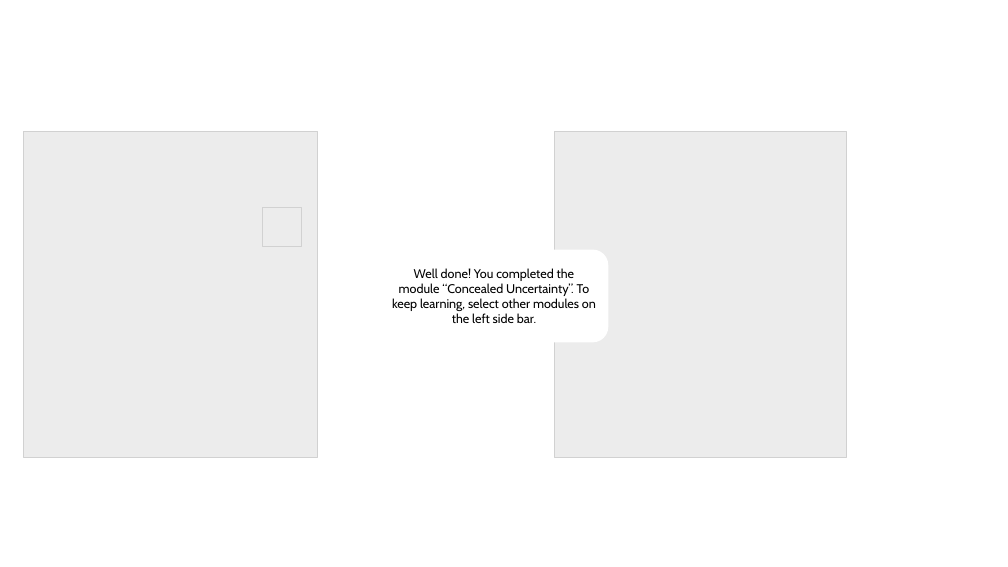
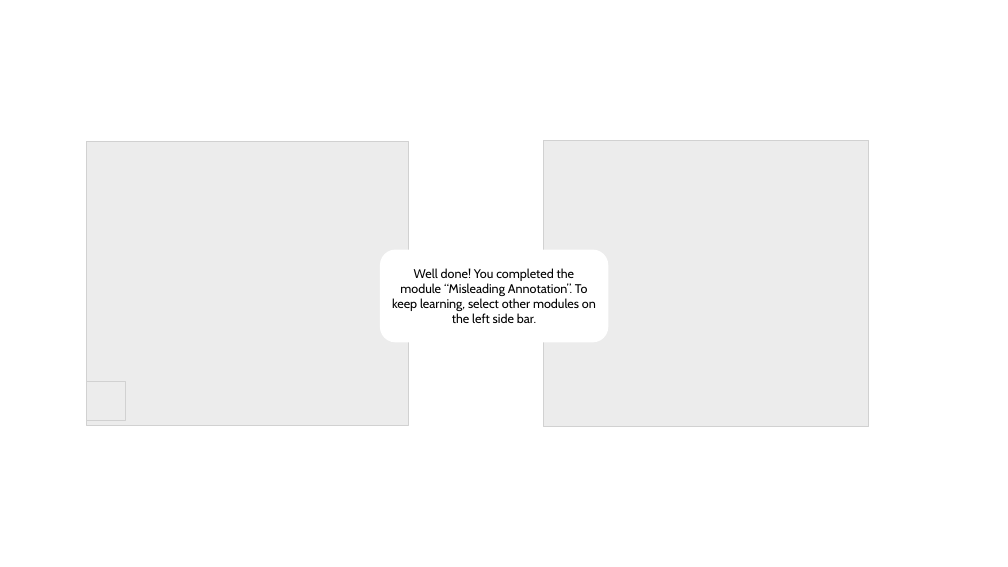
Before and after one commit to marianast97/VisualizationLiteracy, a slide deck: slide 124 of LearningContent/LearningContent.pptx (slide 113 before the commit). Drawn at 1008x567 pixels with LibreOffice and Linux fonts; fonts in the diff are those of the drawing; grey boxes stand for pictures. Boxes give left, top, right and bottom in pixels: in the first picture for what was removed or moved away, otherwise in the second. Text is boxed around its words. In the diff, an @@ line names an element or a change of style, - is before the commit and + after.

```diff
--- a/LearningContent/LearningContent.pptx
+++ b/LearningContent/LearningContent.pptx
@@ picture: place and size @@
-picture at [23, 132, 318, 457]
+picture at [86, 141, 408, 426]
@@ picture: place and size @@
-picture at [554, 132, 846, 457]
+picture at [543, 140, 869, 426]
@@ rounded rectangle "Well done! You completed the ...": place and size @@
-rounded rectangle "Well done! You completed the ..." at [392, 268, 596, 323]
+rounded rectangle "Well done! You completed the ..." at [380, 250, 609, 343]
@@ text in rounded rectangle at [392, 268, 596, 323]: text changed @@
-Well done! You completed the module “Concealed Uncertainty”. To keep learning, select other modules on the left side bar.
+Well done! You completed the module “Misleading Annotation”. To keep learning, select other modules on the left side bar.
@@ picture: place and size @@
-picture at [262, 207, 302, 247]
+picture at [86, 381, 126, 420]
```
Also in this commit, not shown: 73 slides added, 18 other files.
